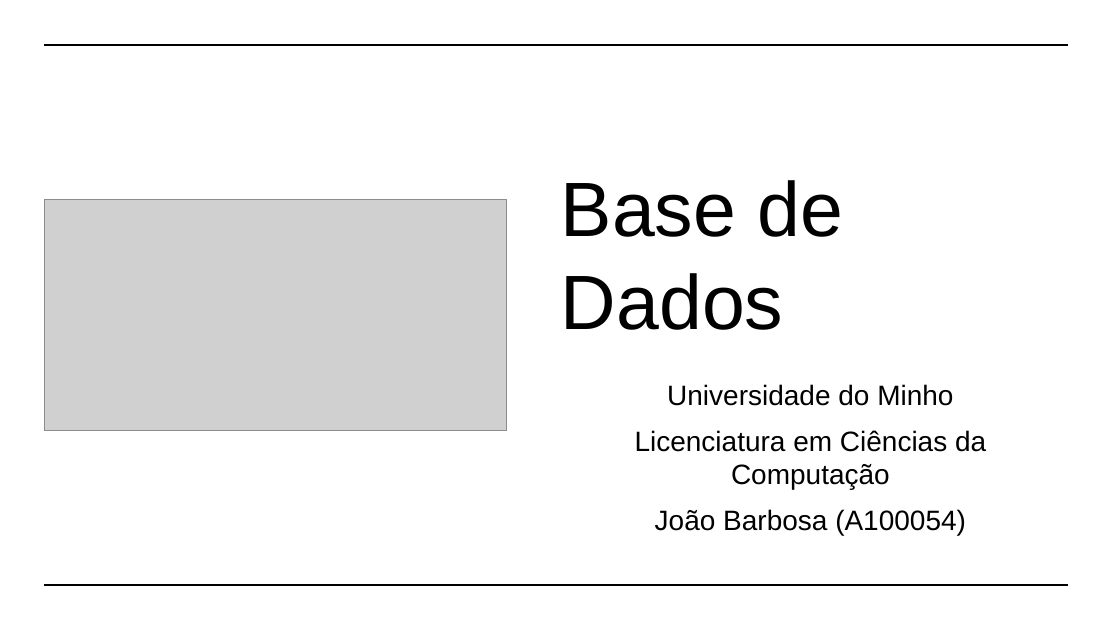
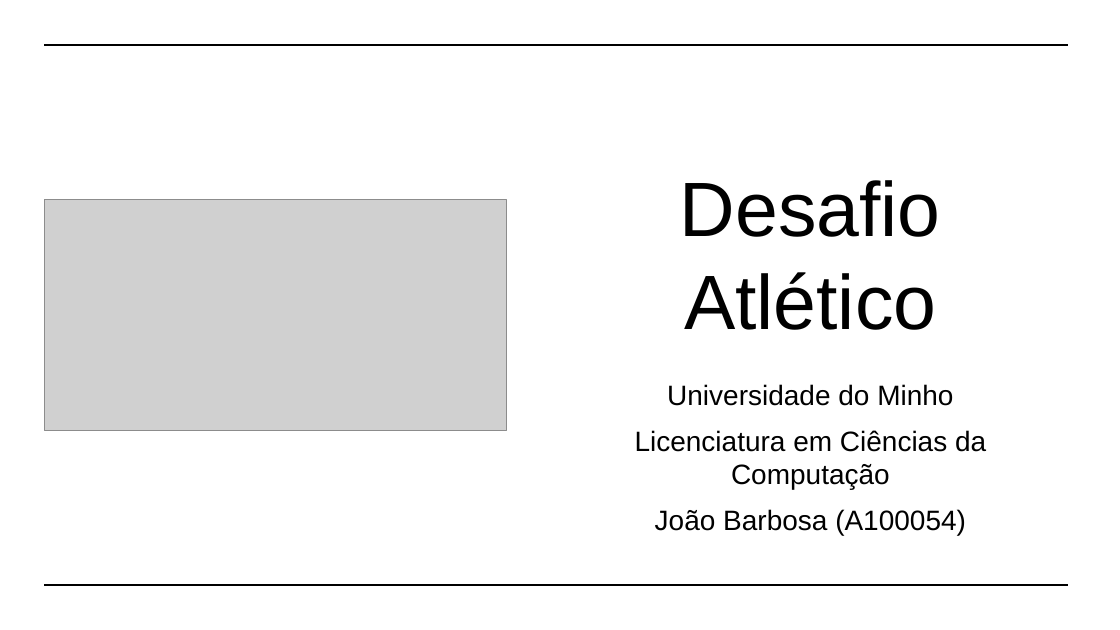
Before and after one commit to JPB02/Data-Bases-Project, a slide deck: slide 1 of Relatório_Apresentação/Apresentação.pptx. Drawn at 1120x630 pixels with LibreOffice and Linux fonts; fonts in the diff are those of the drawing; grey boxes stand for pictures. Boxes give left, top, right and bottom in pixels: in the first picture for what was removed or moved away, otherwise in the second. Text is boxed around its words. In the diff, an @@ line names an element or a change of style, - is before the commit and + after.

Commit message:
Powerpoint

```diff
--- a/Relatório_Apresentação/Apresentação.pptx
+++ b/Relatório_Apresentação/Apresentação.pptx
@@ title at box(680, 180, 941, 330): text changed @@
-Base de Dados
+Desafio Atlético
```
Also in this commit, not shown: 1 other file.
